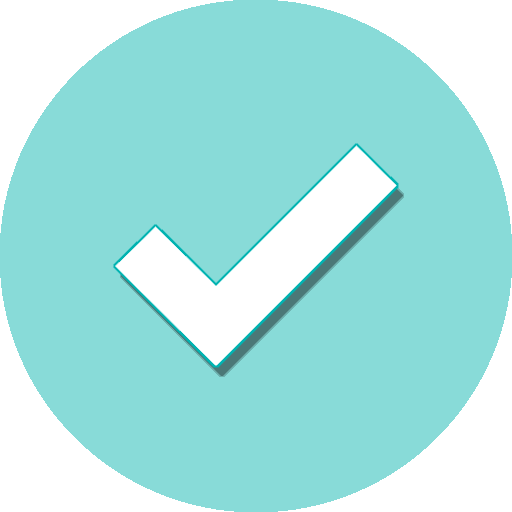
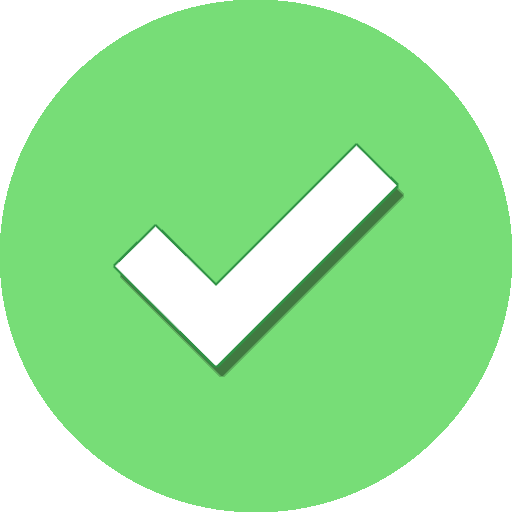
Layers edited between the first and the second 512 × 512 image:
painted on "Layer 1" over (x1=0, y1=0, x2=512, y2=512)
